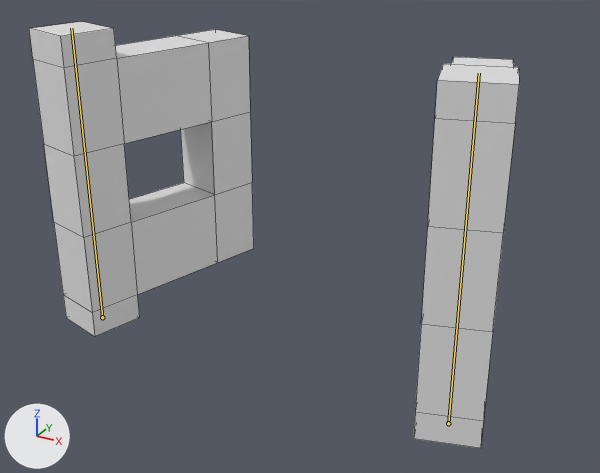
Renders of the Blender file common/src/main/resources/assets/extra_details/blender/animations/block/fence_gate/fence_gate_open.blend from each side of a commit.
One viewpoint serves both versions: a camera (50 mm lens) standing at (0.83, -1.317, 1.3) and looking at (0.024, 0.149, 0.567). The axes (+X, +Y, +Z) are drawn at lower left. The lights are the same throughout. Both versions are drawn at frame 20 of the action 'ArmatureAction'; the numbers are the values there. The bones that bend it are drawn over the model as lines. Mesh edges are drawn as thin lines.

The first picture shows 'fence_gate'.
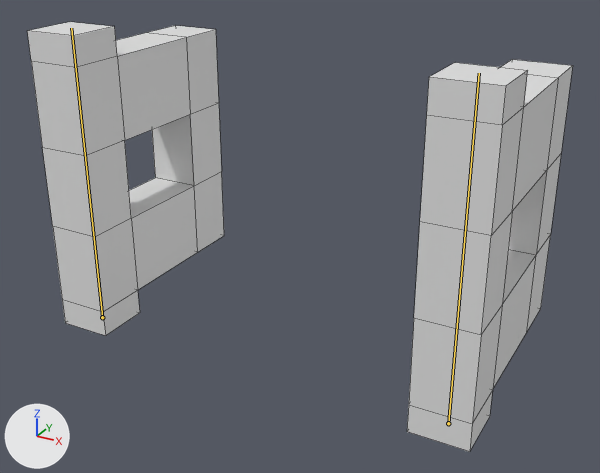
What differs and where, as boxes (x1, y1, x2, y2) in the pictures (600 x 473 px):
'fence_gate', posed (11% wider): before (29, 22, 519, 448); after (27, 22, 573, 452)

What the commit changed:
Bone 'right.door' (bone_right_door) turns from (0, -74, 0) to (0, -90, 0) degrees about its own x, y and z.
Bone 'left.door' (bone_left_door) turns from (0, 74, 0) to (0, 90, 0) degrees about its own x, y and z.
